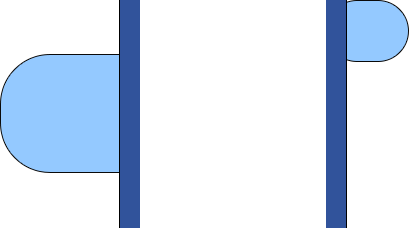
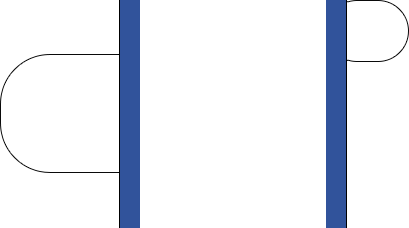
Two versions of the same layered image (409 × 228). Layer-by-layer changes:
renamed "Rectángulo 2" to "EXPONENCIAL", painted on it over (347, 1, 408, 61)
renamed "Rectángulo 1" to "Tono/saturación 1", painted on it over (1, 54, 119, 173)
